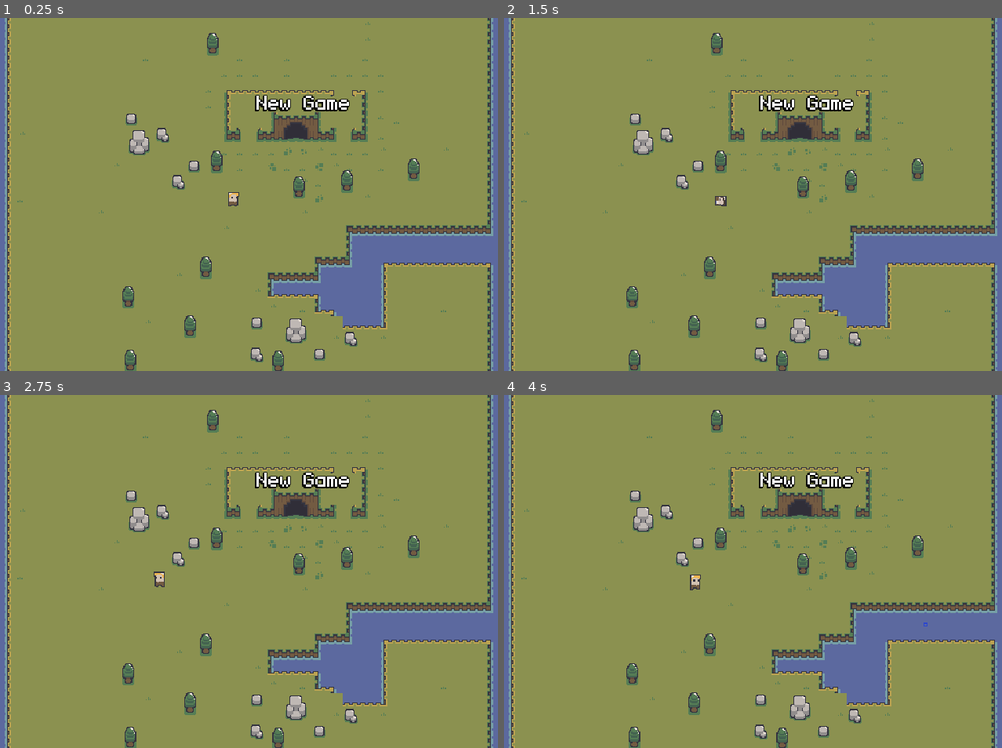
Above: before the commit, frames 1-4 (two rows, left to right).
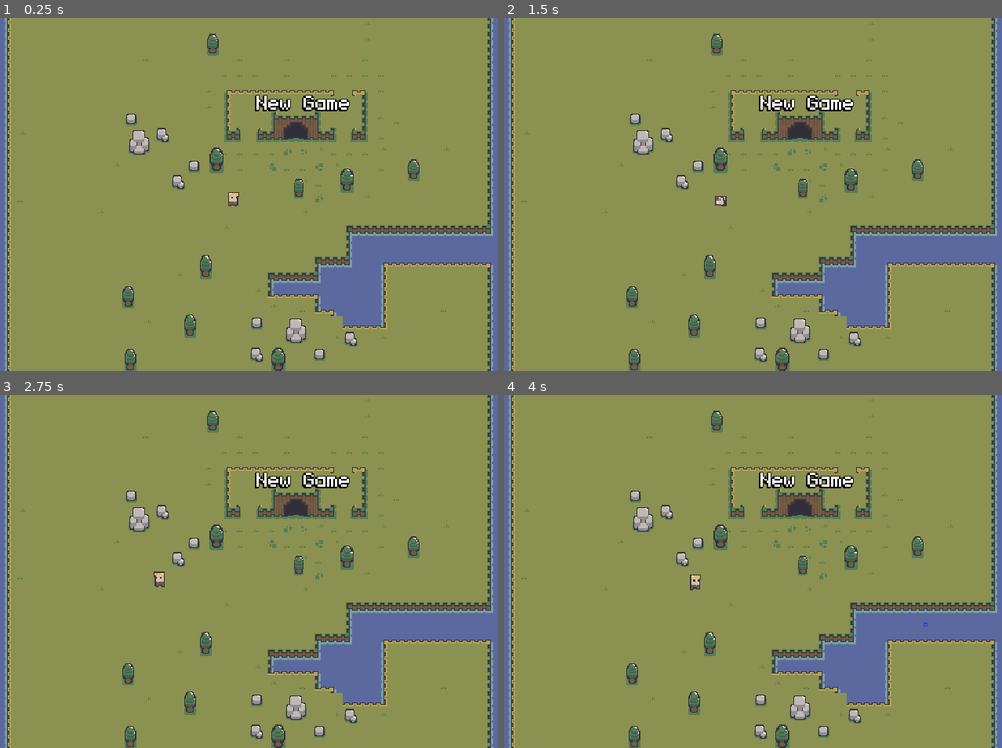
Above: after the commit, the same moments.

Repository: qmarsala/DeliciousDungeon
Game: Godot game, scene res://scenes/game.tscn
Two runs of this game, one before a commit and one after it. Both use one fixed random seed, a clock stepped at 60 frames per second and the inputs below.
Inputs (mouse positions are in pixels of both pictures, inside the frame that each line leads up to):
- Up to frame 1 (0.25 s): no input
- Up to frame 2 (1.5 s): tap Enter at 0.5 s; move the mouse to (872, 176) at 0.52 s; tap Q (basic_attack) at 0.6 s; tap Space at 1.25 s; move the mouse to (613, 212) at 1.27 s; right-click (613, 212) at 1.35 s
- Up to frame 3 (2.75 s): move the mouse to (293, 493) at 2.02 s; tap W (heavy_attack) at 2.1 s
- Up to frame 4 (4 s): tap Enter at 2.75 s; move the mouse to (703, 642) at 2.77 s; tap E (interact) at 2.85 s; tap Space at 3.5 s; move the mouse to (927, 624) at 3.52 s; press the mouse at (927, 624) at 3.53 s

The runs differ from the first frame. In frame 1, 0.6% of the frame differs, in the area x 24-85%, y 4-100%; in frame 2, 0.6%; in frame 3, 0.6%; in frame 4, 0.6%.

Commit message:
randomize tree scale

Diff:
--- a/src/assets/scripts/levels/forest_tree.gd
+++ b/src/assets/scripts/levels/forest_tree.gd
@@ -14,7 +14,11 @@
 func interact(player: Player) -> void:
 	chop()
 
-func chop():
+func _ready() -> void:
+	var size = randf_range(0.85, 1.15)
+	apply_scale(Vector2(size, size))
+
+func chop() -> void:
 	if health_component.is_dead(): return
 
 	health_component.take_damage(1)
